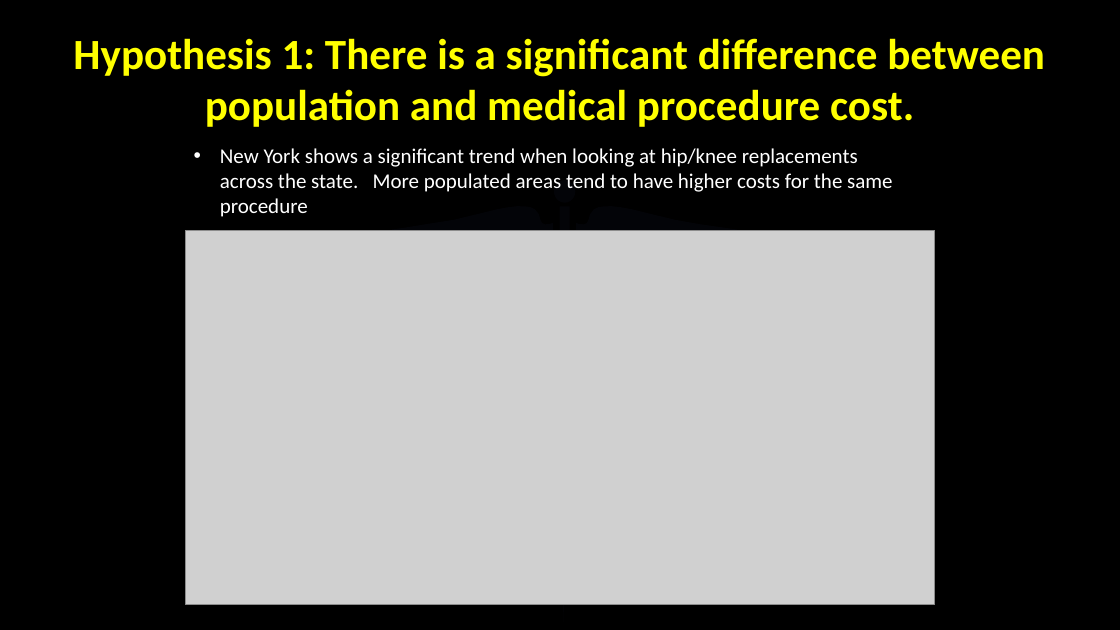
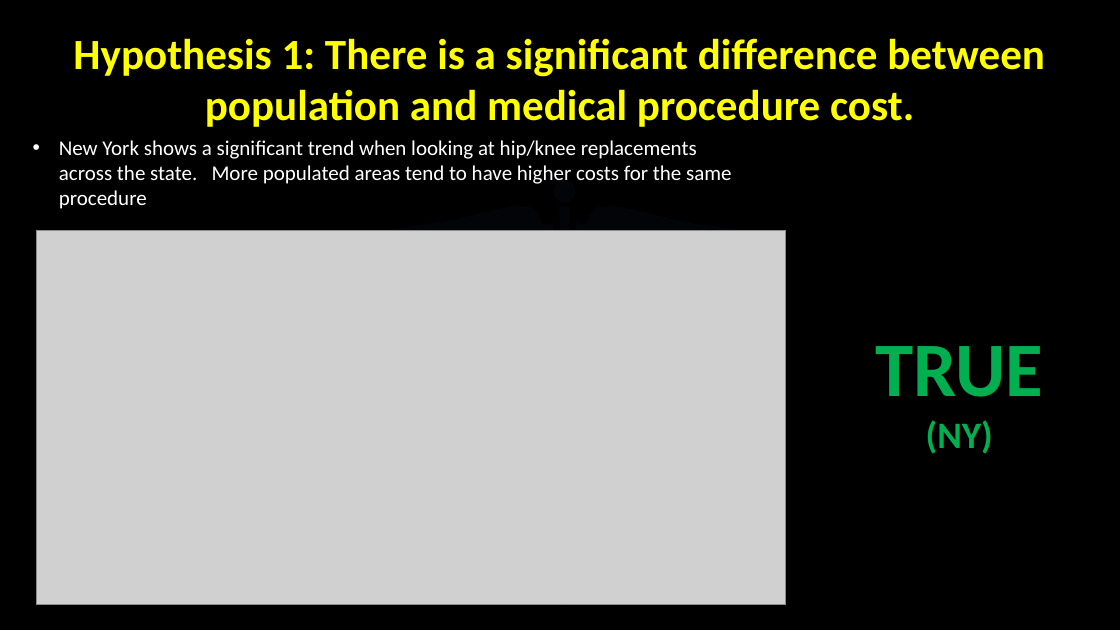
Before and after one commit to BrandinO771/viper_proj_1, a slide deck: slide 9 of _PRESENTATION/healthcare_cost_consitency5.pptx (slide 8 before the commit). Drawn at 1120x630 pixels with LibreOffice and Linux fonts; fonts in the diff are those of the drawing; grey boxes stand for pictures; background and template pictures are left out. Boxes give left, top, right and bottom in pixels: in the first picture for what was removed or moved away, otherwise in the second. Text is boxed around its words. In the diff, an @@ line names an element or a change of style, - is before the commit and + after.

```diff
--- a/_PRESENTATION/healthcare_cost_consitency5.pptx
+++ b/_PRESENTATION/healthcare_cost_consitency5.pptx
@@ text "New York shows a significant ..." moved from (x1=220, y1=148, x2=892, y2=217) to (x1=59, y1=140, x2=731, y2=209) @@
@@ picture moved from (x1=186, y1=230, x2=935, y2=605) to (x1=37, y1=230, x2=786, y2=605) @@
@@ text added at (x1=876, y1=346, x2=1043, y2=454), 66 pt, text #00B050, bold @@
+TRUE
+(NY)
```
Also in this commit, not shown: 4 other slides changed, 3 slides added, 5 slides removed, 31 other files.
